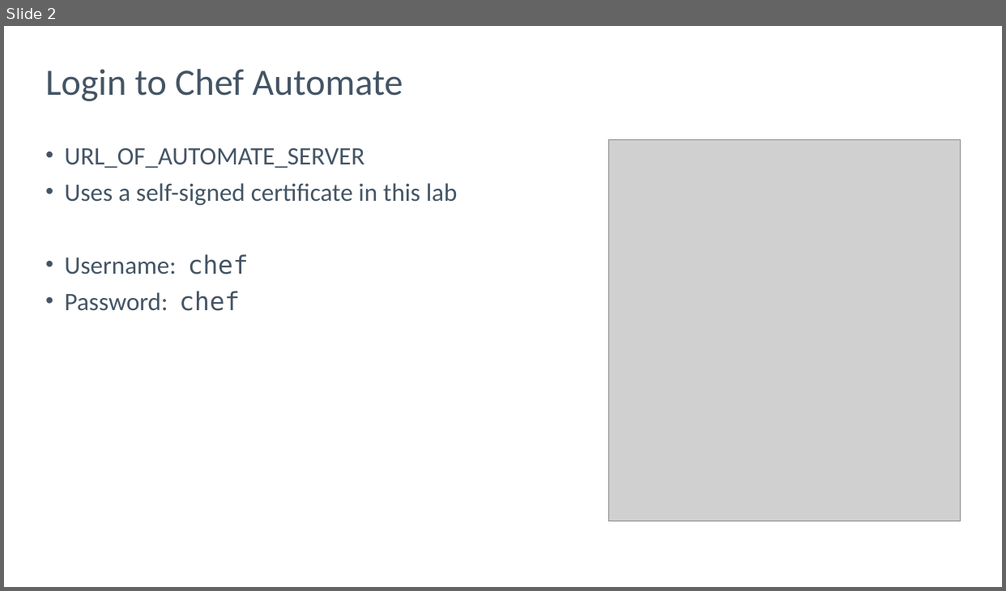
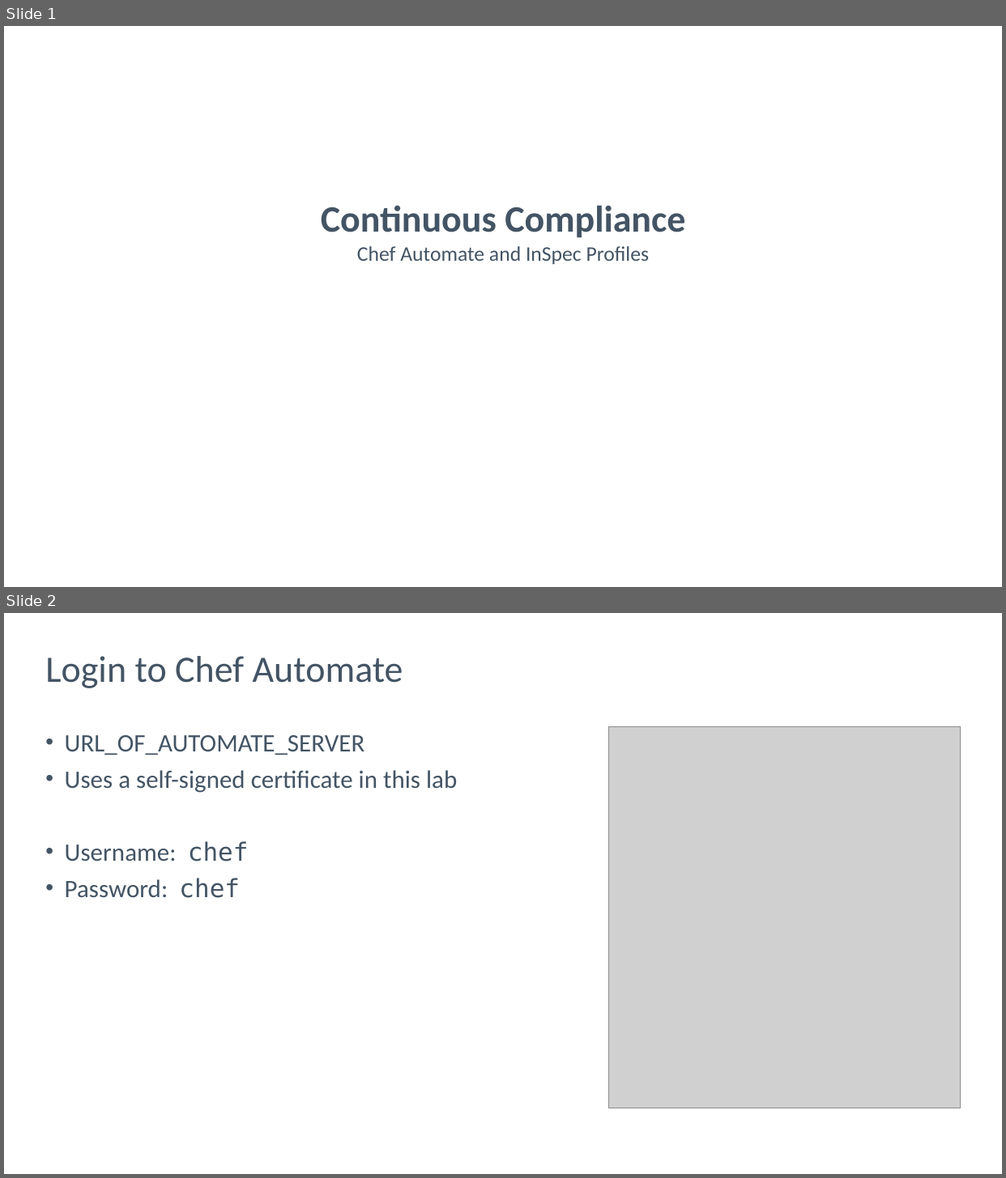
Before and after one commit to nathenharvey/introduction-to-inspec, a slide deck: powerpoint/Continuous-Compliance.pptx. Shown one above the other, each under a label of ours: slide 2 before the commit, slides 1 and 2 after it. The pictures are 1006x591 and 1006x1178 pixels, drawn with LibreOffice and Linux fonts; fonts in the diff are those of the drawing; grey boxes stand for pictures; background and template pictures are left out. Boxes give left, top, right and bottom in pixels: in the first picture for what was removed or moved away, otherwise in the second. Text is boxed around its words. In the diff, an @@ line names an element or a change of style, - is before the commit and + after.

```diff
--- a/powerpoint/Continuous-Compliance.pptx
+++ b/powerpoint/Continuous-Compliance.pptx
@@ slide 1 added at (4,26,1002,587), background picture (left out) @@
@@ title added at (321,205,685,238), 43 pt, text #435464, bold @@
+Continuous Compliance
@@ subtitle added at (357,246,650,264), 24 pt, text #435464 @@
+Chef Automate and InSpec Profiles
```
Also in this commit, not shown: 4 slides changed, 2 other slides added, 2 slides removed, 3 other files.
